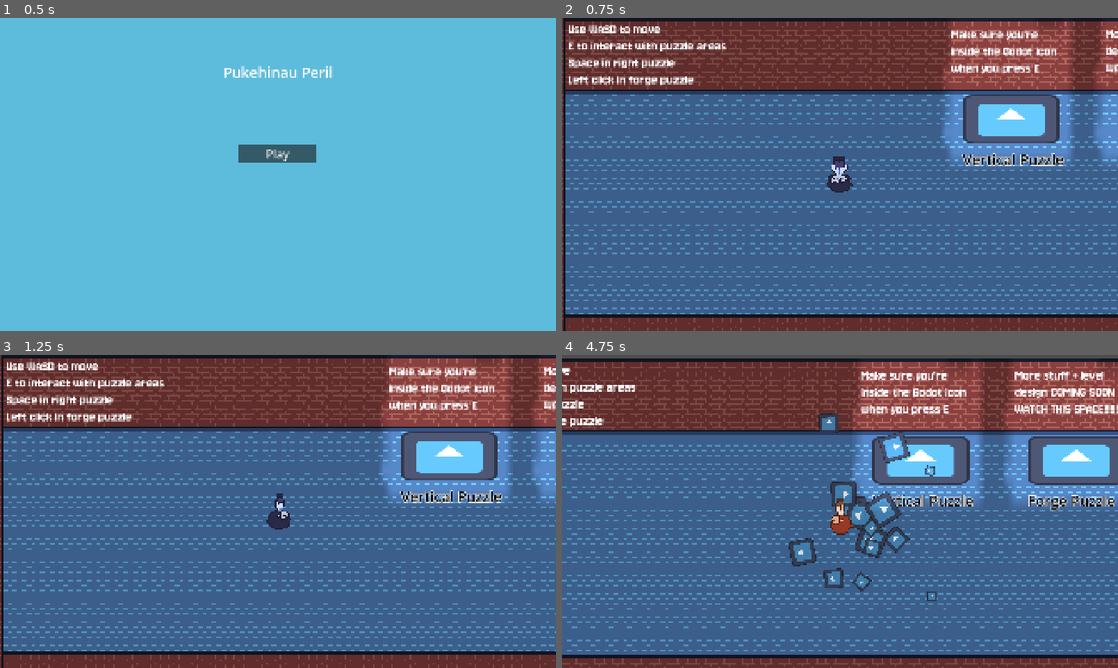
Above: before the commit, frames 1-4 (two rows, left to right).
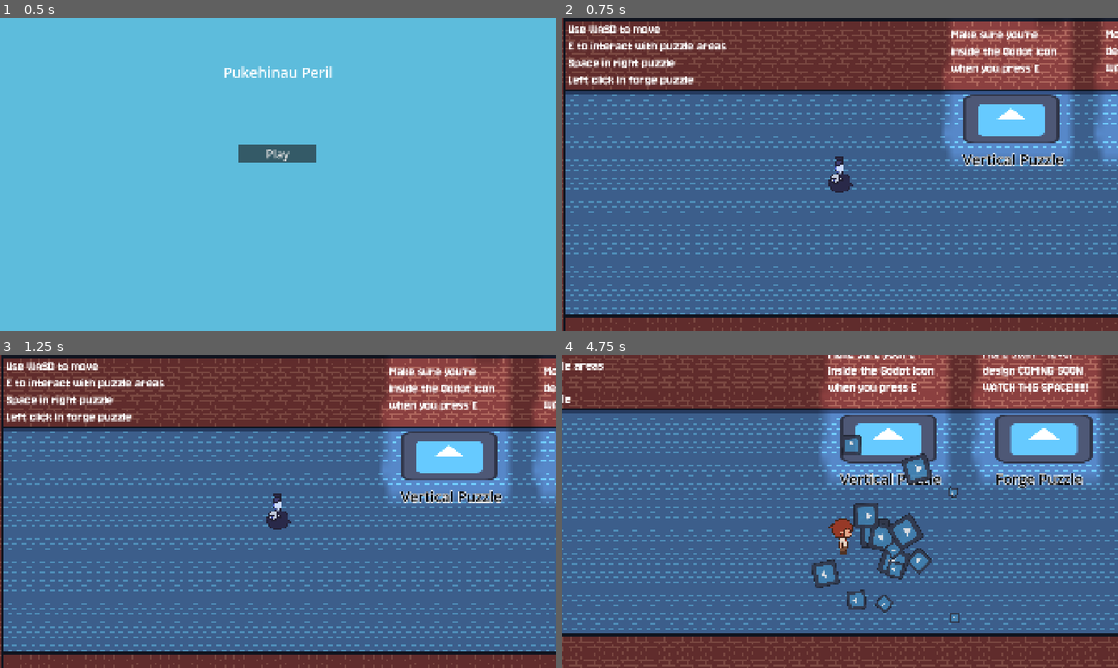
Above: after the commit, the same moments.

Repository: Exponential182/Pukehinau-Peril
Game: Godot game, scene res://prefabs/main_menu.tscn
The game is run twice, just before and just after one commit, with the same random seed, the same clock (stepped at 60 frames per second) and the same inputs. The engine's default icon, where the game draws it, is replaced by a stand-in: a white triangle on a blue panel in a dark square.
Inputs (mouse positions are in pixels of both pictures, inside the frame that each line leads up to):
- Up to frame 1 (0.5 s): no input
- Up to frame 2 (0.75 s): click "Play" at 0.5 s
- Up to frame 3 (1.25 s): no input
- Up to frame 4 (4.75 s): tap E (interact) at 1.25, 2, 2.1, 2.75, 3.5, 4.25 s; move the mouse to (962, 495) at 1.27 s; hold D (right) 1.28-2.03 s; tap Space (smack) at 1.35, 2.3, 3.05, 3.6, 4.35 s; move the mouse to (728, 527) at 2.02 s; hold S (down) 2.03-2.78 s; move the mouse to (895, 442) at 2.77 s; press the mouse at (895, 442) at 2.78 s; hold D (right) 2.78-3.53 s; move the mouse to (812, 574) at 3.52 s; release the mouse at (812, 574) at 3.53 s; hold W (up) 3.53-4.28 s; move the mouse to (1006, 558) at 4.27 s; hold A (left) from 4.28 s (still down)

Frame 1 is identical in both runs. In frame 2, 0.1% of the frame differs, in the area x 47-53%, y 44-55%; in frame 3, 0.1%; in frame 4, 52%, in the area x 0-100%, y 0-100%.

Commit message:
player state changing

Diff:
--- a/prefabs/player.tscn
+++ b/prefabs/player.tscn
@@ -57,7 +57,7 @@
 }],
 "loop": true,
 "name": &"brain",
-"speed": 5.0
+"speed": 8.0
 }, {
 "frames": [{
 "duration": 1.0,
@@ -74,7 +74,7 @@
 }],
 "loop": true,
 "name": &"brawn",
-"speed": 5.0
+"speed": 8.0
 }]
 
 [node name="player" type="CharacterBody2D" unique_id=484850195]
@@ -90,7 +90,7 @@
 scale = Vector2(2, 2)
 sprite_frames = SubResource("SpriteFrames_jxr24")
 animation = &"brawn"
-frame_progress = 0.5315656
+frame_progress = 0.4548119
 flip_v = true
 
 [node name="player_camera" type="Camera2D" parent="." unique_id=1241364279]
@@ -99,3 +99,7 @@
 limit_right = 2624
 limit_bottom = 1150
 script = ExtResource("3_ht1c8")
+
+[node name="swap_timer" type="Timer" parent="." unique_id=996996033]
+
+[connection signal="timeout" from="swap_timer" to="." method="_on_swap_timer_timeout"]
--- a/scripts/player.gd
+++ b/scripts/player.gd
@@ -5,11 +5,12 @@
 @onready var puzzle_camera = $"../puzzles/puzzle_camera"
 @onready var animation = $player_sprite
 @onready var puzzles = get_node("/root/main_level/puzzles")
-const SPEED = 300.0
+var speed = 300.0
 @export var spawn_position := Vector2(350, 200)
 var can_start_puzzle = false
 var is_puzzling = false
 var current_puzzle = null
+var can_swap = true
 var state = "brain"
 
 signal summon_puzzle
@@ -28,23 +29,29 @@
 			summon_puzzle.emit(str(current_puzzle))
 
 	if not is_puzzling:
-		if Input.is_action_just_pressed("smack"):
+		if Input.is_action_just_pressed("smack") and can_swap:
+			can_swap = false
+			$swap_timer.start(1.2)
 			if state == "brain":
 				state = "brawn"
+				speed = 500.0
 				animation.play("brawn")
+				animation.flip_v = false
 			elif state == "brawn":
 				state = "brain"
 				animation.play("brain")
+				speed = 300.0
+				animation.flip_v = true
 			smack()
 
 		var direction_horizontal := Input.get_axis("left", "right")
-		velocity.x = direction_horizontal * SPEED if direction_horizontal else move_toward(velocity.x, 0, SPEED)
+		velocity.x = direction_horizontal * speed if direction_horizontal else move_toward(velocity.x, 0, speed)
 
 		var direction_vertical := Input.get_axis("up", "down")
-		velocity.y = direction_vertical * SPEED if direction_vertical else move_toward(velocity.y, 0, SPEED)
+		velocity.y = direction_vertical * speed if direction_vertical else move_toward(velocity.y, 0, speed)
 	else:
-		self.velocity.y = move_toward(velocity.y, 0, SPEED)
-		self.velocity.x = move_toward(velocity.x, 0, SPEED)
+		self.velocity.y = move_toward(velocity.y, 0, speed)
+		self.velocity.x = move_toward(velocity.x, 0, speed)
 
 	move_and_slide()
 
@@ -54,3 +61,7 @@
 	spawned_explosion.position = self.position
 	spawned_explosion.emitting = true
 	get_parent().add_child(spawned_explosion)
+
+
+func _on_swap_timer_timeout() -> void:
+	can_swap = true
--- a/scripts/puzzles.gd
+++ b/scripts/puzzles.gd
@@ -2,8 +2,8 @@
 @onready var lights = $"../world/lights"
 @onready var player = $"../player"
 @onready var puzzles = {
-	"vertical_puzzle" : [preload("res://prefabs/vertical_puzzle.tscn"), false],
-	"forge_puzzle" : [preload("res://prefabs/forge_puzzle.tscn"),false]
+	"vertical_puzzle" : [preload("res://prefabs/vertical_puzzle.tscn"), false, "brain"],
+	"forge_puzzle" : [preload("res://prefabs/forge_puzzle.tscn"), false, "brawn"],
 }
 
 func _on_player_summon_puzzle(puzzle_name) -> void:
